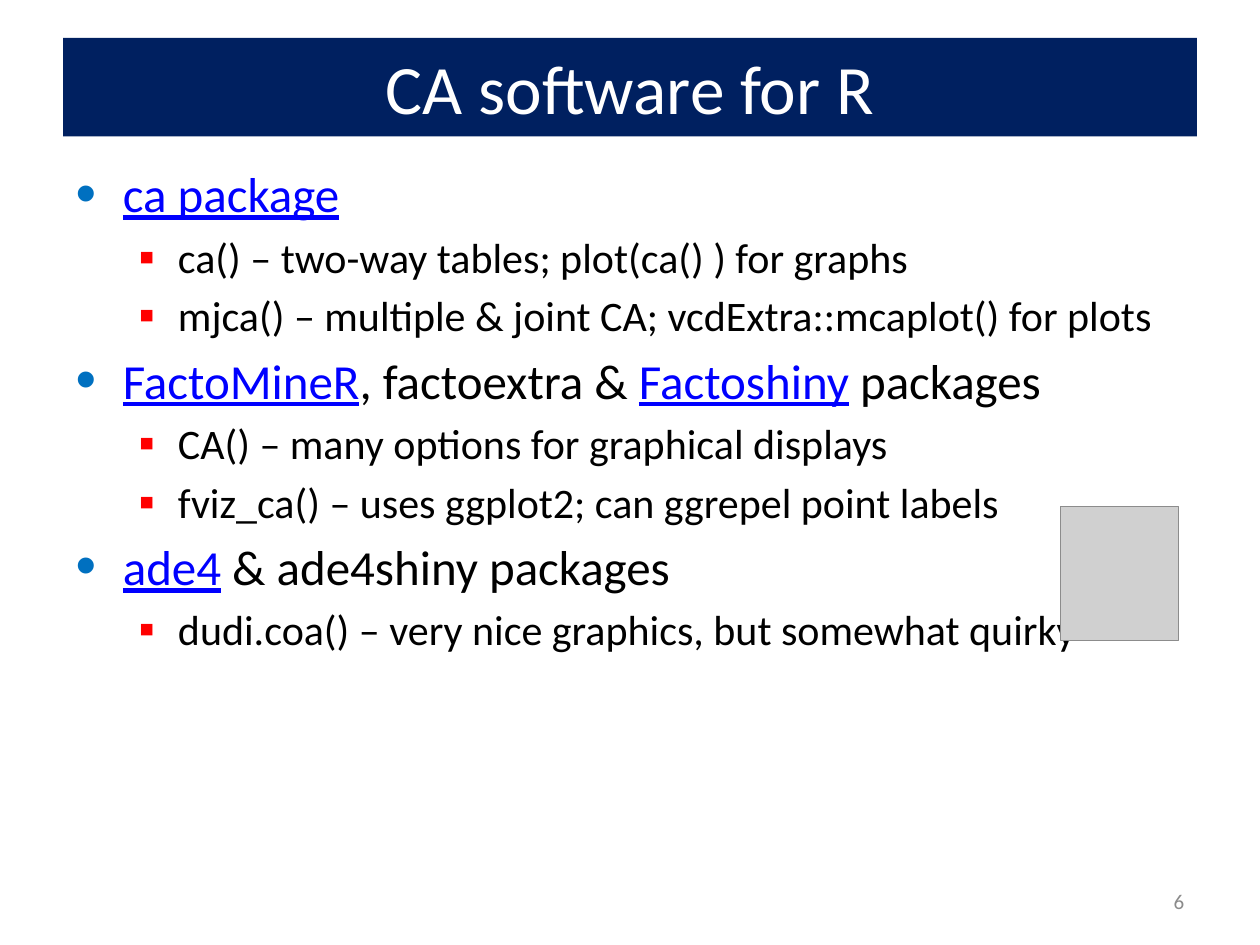
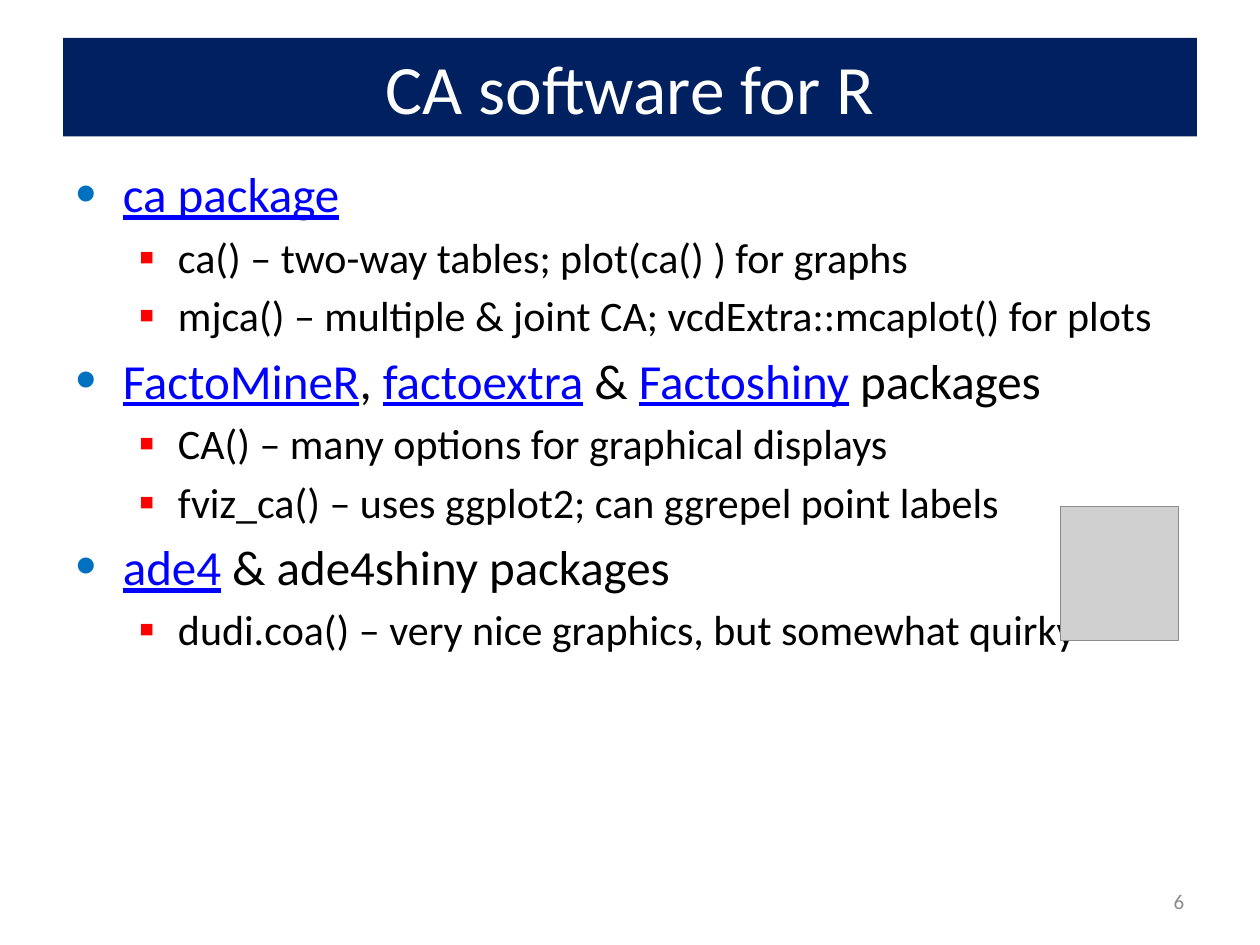
Before and after one commit to friendly/psy6136, a slide deck: slide 6 of lectures/05-Corresp.pptx. Drawn at 1260x945 pixels with LibreOffice and Linux fonts; fonts in the diff are those of the drawing; grey boxes stand for pictures. Boxes give left, top, right and bottom in pixels: in the first picture for what was removed or moved away, otherwise in the second. Text is boxed around its words. In the diff, an @@ line names an element or a change of style, - is before the commit and + after.

```diff
--- a/lectures/05-Corresp.pptx
+++ b/lectures/05-Corresp.pptx
@@ text at <box>123,365,1041,408</box>: text colour #000000 to #0000FF, underline on in "factoextra" @@
```
Also in this commit, not shown: 3 other slides changed, 1 slide added, 11 other files.
